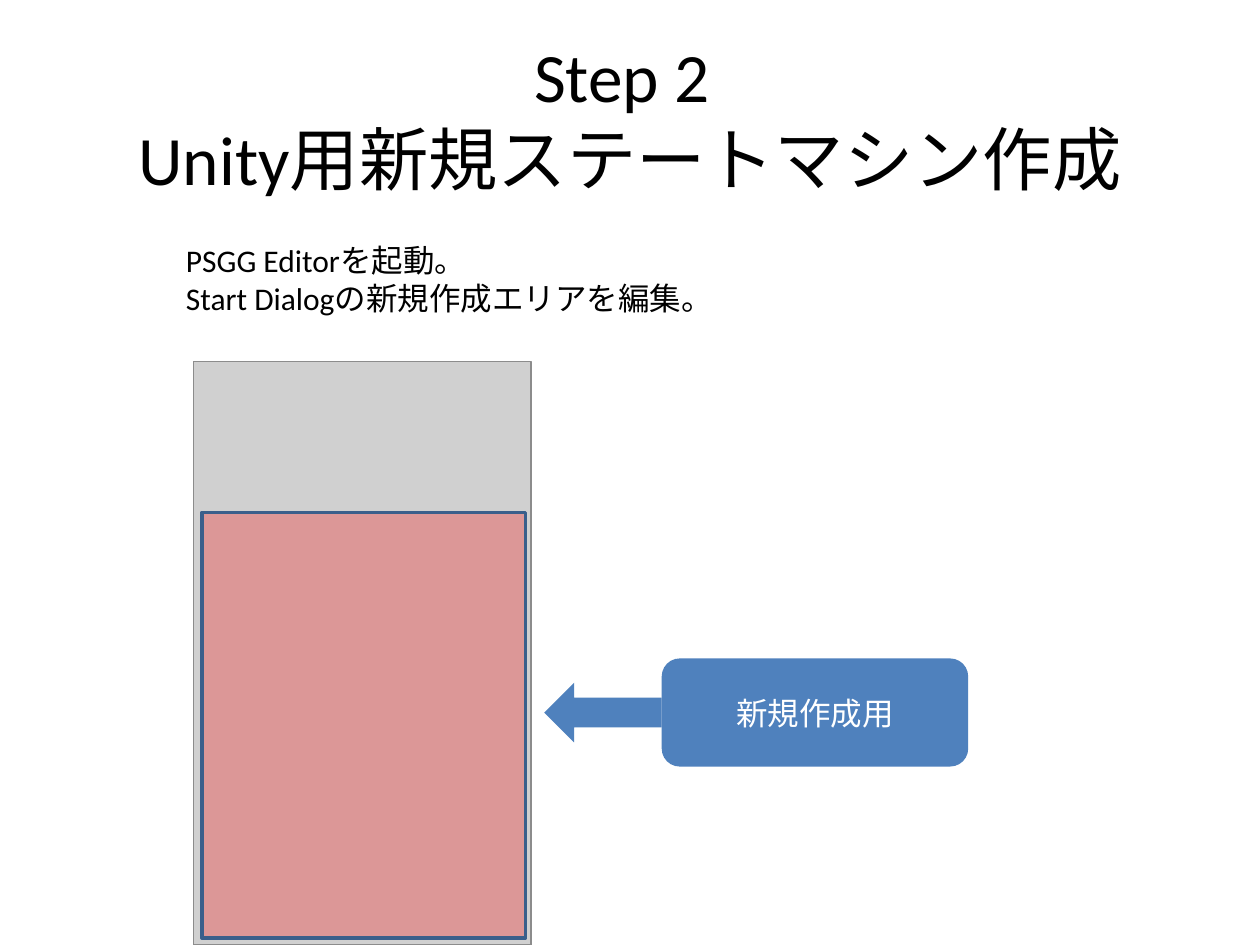
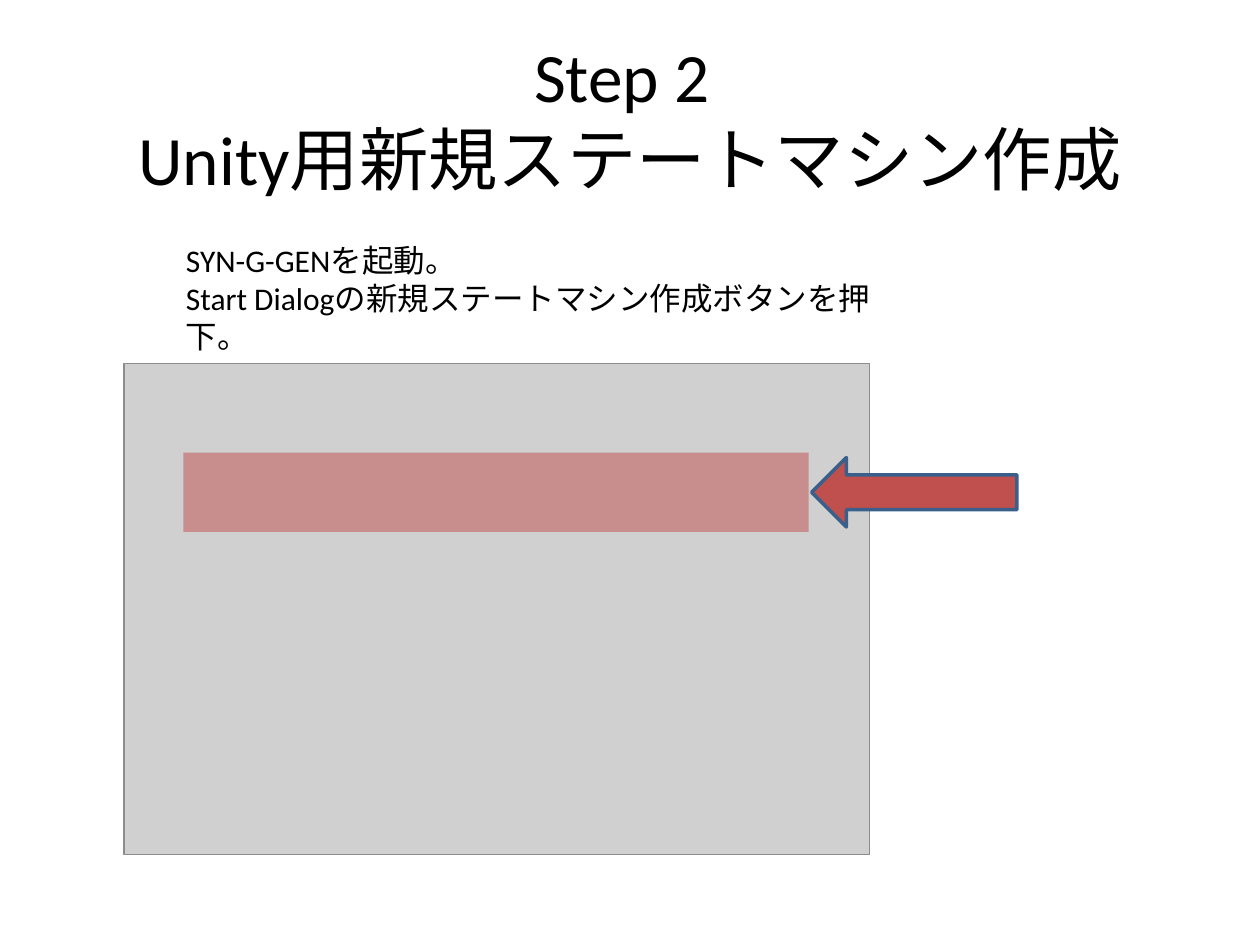
Before and after one commit to NNNIC/psgg-unity-tutorial, a slide deck: slide 4 of doc/PSGG Unity Tutorial #1.pptx. Drawn at 1260x945 pixels with LibreOffice and Linux fonts; fonts in the diff are those of the drawing; grey boxes stand for pictures. Boxes give left, top, right and bottom in pixels: in the first picture for what was removed or moved away, otherwise in the second. Text is boxed around its words. In the diff, an @@ line names an element or a change of style, - is before the commit and + after.

```diff
--- a/doc/PSGG Unity Tutorial #1.pptx
+++ b/doc/PSGG Unity Tutorial #1.pptx
@@ text at (186,246,457,351): text changed @@
-PSGG Editorを起動。
-Start Dialogの新規作成エリアを編集。
+SYN-G-GENを起動。
+Start Dialogの新規ステートマシン作成ボタンを押下。
@@ picture added at (123,364,869,856) @@
@@ rectangle added at (184,452,809,532), fill #C0504D at 51% opacity @@
@@ left arrow added at (811,457,1017,527), fill #C0504D, outline #3A5F8C 2 pt @@
@@ group removed at (194,362,968,945): 1 picture, 1 rectangle, 1 right arrow, 1 rounded rectangle @@
-新規作成用
```
Also in this commit, not shown: 1 other slide changed, 2 slides added, 2 slides removed, 1 other file.
